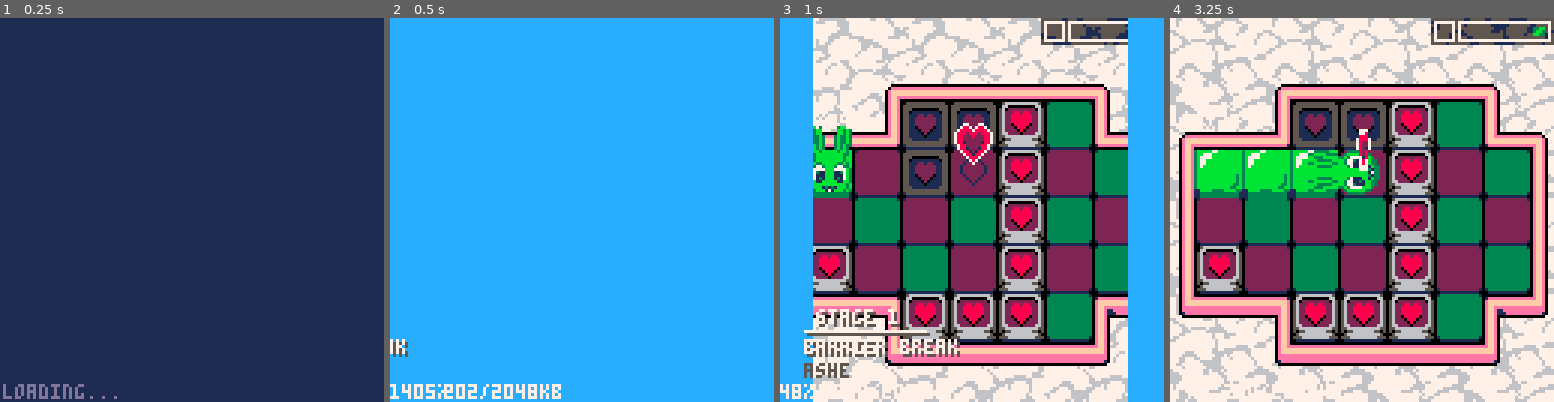
Above: before the commit, frames 1-4 (left to right).
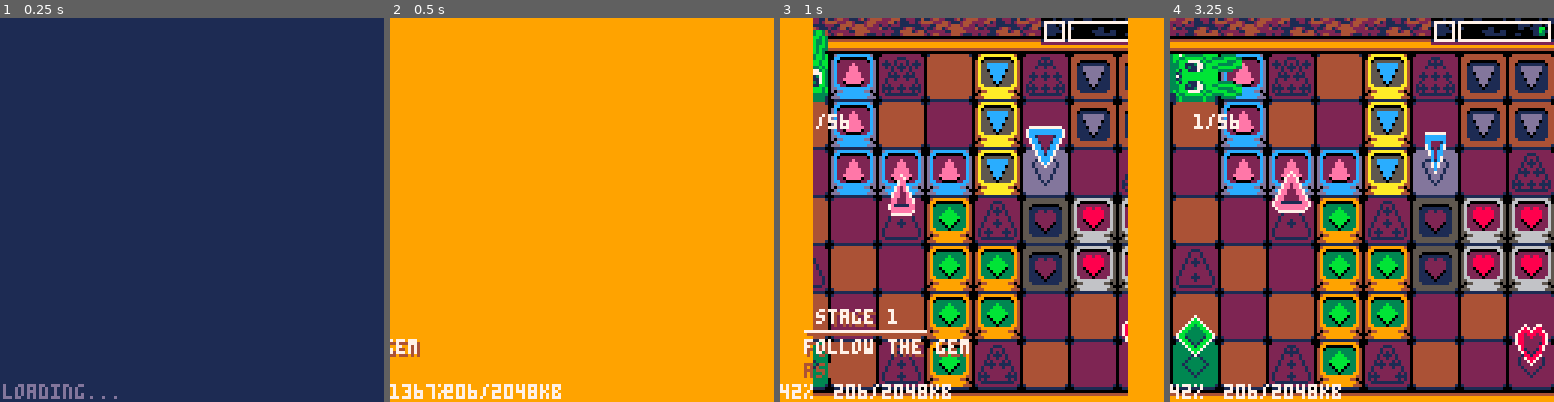
Above: after the commit, the same moments.

Repository: CyanSorcery/blobun_mini
Game: PICO-8 cartridge blobun_mini.p8
Two runs of this game, one before a commit and one after it. Both use one fixed random seed, a clock stepped at 60 frames per second and the inputs below.
Inputs:
- Up to frame 1 (0.25 s): no input
- Up to frame 2 (0.5 s): tap X (X key) at 0.33 s
- Up to frame 3 (1 s): tap O (Z key) at 0.7 s
- Up to frame 4 (3.25 s): tap X (X key) at 1.07, 1.85, 2.97 s; hold Right 1.6-2.1 s; tap O (Z key) every 0.4 s from 1.7 to 2.9 s; hold Up 2.15-2.42 s; hold Right 2.47-3.03 s; hold Left from 3.08 s (still down)

Frame 1 is identical in both runs. In frame 2, 99% of the frame differs, in the area x 0-100%, y 0-100%; in frame 3, 91%; in frame 4, 91%.

Commit message:
work on music

Diff:
--- a/blobun_mini.p8
+++ b/blobun_mini.p8
@@ -67,7 +67,7 @@
  -- tmp
  --unpack_intro()
  --unpack_title()
- unpack_stage(2, 1)
+ unpack_stage(5, 1)
  --unpack_stage_select()
  --unpack_credits()
 
@@ -204,6 +204,7 @@
 
 -- this function puts us on the intro screen
 function unpack_intro()
+ decompress_music(6)
  unpack_nongameplay(-1)
  finalize_game_mode(update_intro, draw_intro)
  g_intro_countdown = 90
@@ -211,12 +212,14 @@
 
  -- this function puts us on the title screen
 function unpack_title()
- unpack_nongameplay(-1)
+ decompress_music(6)
+ unpack_nongameplay(0)
  finalize_game_mode(update_title, draw_title)
 end
 
 function unpack_stage_select()
- unpack_nongameplay(-1)
+ decompress_music(6)
+ unpack_nongameplay(4)
  finalize_game_mode(update_stage_select, draw_stage_select)
  -- set the world/stage select variables
  local _ws = last_worldstage_get()
@@ -226,7 +229,8 @@
 end
 
 function unpack_credits()
- unpack_nongameplay(-1)
+ decompress_music(6)
+ unpack_nongameplay(4)
  finalize_game_mode(update_credits, draw_credits)
 end
 
@@ -650,8 +654,8 @@
 
 
 __gff__
-11fe215ce00181b9d8033f5ccef9877112fba5d8642efe90f7f1f85aa8fe93bb3dbf5ce91ae39493ff8b2fceff3cffb7e4fa72faffff8df0ffff1be1ffff37c2ffff6f84ffffdf08ffffbf11feff7f23fcffff46f8ffff8df0ffff1be1ffff37c2003184ff7fe3cfefffff07edeef0000406080a8e8d21757d5d5b597b898b91
-212426282a924d557781716979953365e7e8ea40424446484a4c4e5052545658466f6b85376d0360626466686a6c6e70727476783081828486888a8c8e90929496984461e1e2e4a0a2a4a6a8aaacaeb0b2b4b6b82a111222c2c4c6c8ccced0d2d4d6d838313262dddade5a9a7afeba227301191a0c0e0205092d7f393a42832d
+125dccdc79727ec92dcf2f76dc892e7f10ef58489ee579974a52b3681eff2cfd437210cf71ddc9b9dd7fb05f60533efb21b143b80817922411fe215ce00181b9d8033f5ccef9877112fba5d8642efe90f7f1f85aa8fe93bb3dbf5ce91ae39493ff8b2fceff3cffb7e4fa72faffff8df0ffff1be1ffff37c2ffff6f84ffffdf08
+ffffbf11feff7f23fcffff46f8ffff8df0ffff1be1ffff37c200a163fffffff07fea4f80642175a39dbcef1ec9c4d5c4c475e471a9eb4bbf6307739c7bd575e787e78f1d9e3ffce007796626cfcce499993c33936766f2cc4c9e99c93333796626c7ccc0301863b36b8ccd183b8cfcffa3f7ccdbd3fb83c3d15fda309749d5d5
 __map__
 8c3ca5ea832704de0470245ee3706b0e39f62e93241b8e4773337e90438c1f38c003a938f8e65da57c92f45a991c61f1388e1cc71fb64e92d8747925bcae030ecb66afc3f54918ff48166047486411212ec8a148153bfc906df1248e85f28f993cce1efb834242d492a4de4c9ec44d1c6c15045e79c8b8e29fa5ddf1e2074c13
 d137a96ac8c4c0f8650c2669be53e493e3884df2c351f4971ca206c3e08703c775c52f04203e277545778a3c632e7c57e71142450c801b8ff8a078a9ef75704daf2b4c78f3f941dcffcce223b9fcf2fea1f138c7a5e9c1977f360b3d370fff1b6e3bed70d13e5fc488fb8f7ce6ea1fdb0e2c7664f2c3c43ff38f47a7d3caf224
@@ -668,150 +672,150 @@
 44635bd57ccc55e99d789f11f33157fc92c72322d2feaefde35964b1c5972d8c25771e47e624bbe6ba7479275db69b398ee417f1cb8e55bfac632adf755dfb65dbcf48b432662272278ee4f821f1e6057ffcf0875fe87cc3b11f7ec83ff02c07c43289b9087250879bcd012497d49dfd1dea0f2e70f10f8f0476488e497f310f
 f3de732e976e7f5cfc423d4bf28ec00f8ed40f2226525ba6eba48eec6fd7e1951ed178e48cbdeffc93fc719ff37de211abd8e3b25f3281a8d76935d7651ef3ced64c882462c496f98b637fecd8b163f78ec53fcdb3eed9b167c7e29a1fee3872fcb23cf5ed1f7df61e89270346f28f1d788db10123f9c50e30c6068cb101636c
 c0c8757c3ff4ecc7a7b2f9a23ffcf0cbf111fed8f187efb9edfbe5935b0a8117643ee39d777e390efec05ee49503027ec181134f7765d39f7c3d2a57f31c9eafb7e7f3cb4bfc20b9f48763a77f1284e3cdee23b69c76396d9698f561e7f00f6cd86b56f3c7d1acedfc71fe71ec3afe388e7b91c60f599e799f1d479c4f8f77fb
-be977fe6c1953c71fd0ff887ff3f94cfffff6f84ffffdf08ffffbf11feff7f23fcffff46f8ffff8df0ffff1be1ffff37c2ffff6f84ffffdf08ffffbf11feff7f23fcffff46f8ffff8df0ffff1be1ffff37c2ffff6f8401d063fffffff07fea4f80ef14326597badc1ec9548ea86570d4ccf5a4aa76e5b1a689d932380e33cf97
-6b975c673b5f5c6f3b8deb6da771dded34ae1fda695c7fb4d3b87e69a771fdd31e8ec3f18bf9632a83641ebb4ca62a04e1314666b319300166c00c9801336066d879fd725e97d73ff937ff886bd7f24b9350e911dfd8327cfb8e8bc3ec5a647d5c2a554763213db20cfb3fdd0fb7c7f3cb79f4f9c799fce2fd47b87ea1cfe99f
-7fba6d4db4c72fe397e587876ff14fe29a2bc0eb4845daff89031cc39b4b42a2cf9526d1fa381212767bae6e5bfff9856e8e5f1844124772f5694a23ff3b39f0e6827f127d1c07a19ee9037f3c935f8ec833b97025f2ff488f6e5b9fedd8b66d2222edff407078bc397e585c47ec8aa7eba8b3fc805f240857960326ae591857
-2406c0fbf4a8c8fa3f1082fd20a9c5dbd8b577dd8b38cb89a309e69f3c4363d7fae9ec3d420476bcfc6277f7c7766c6bff356078f3489c67ecdb731cbb10b71cc9e2c3fedadb6e5b8fedd8d6e9967e477ca47573b81ffe2f72fd507dee95d4926bf98824b2f8b0f9c7932709e662c8991fba6d5bd23f32ffec785d4fb7adfd9f
-c86c579f3e7daac76a8b25ff10cb9c4d16549f708523dec499b988237379fefae13ab6add7b5675bfbafe1b876edfae5891e62c9b73c39d85c43bd4fb85c6f58def8289b238fe7c8d3f67fa038ae35fd125d63f349306f2432a7631e09c9fe39e20dfbc1fbf0e8fa872667586cc77b77fd9fd8a58e3d3daa5b2dd972308df8ea
-c2a63b22d7f1a54bdee42093ef893f2e2c8945fe27e0f8a16ddbfaa5b5e45a2ee249fcf1b0598ee1b8dcc7b13fc42dbae5842d6d82dff2b5dbd67b3bb6b5ffcad80fc77a5d5bdfc515ff401c09715eaecbfd241287b167fe49fc91f8e7f2cf75789bfd0f64b23fac6dea58be17ee5fce2fca0fb8ee1f7ef0dd7fb8ba79373bb1
-1badfe5021fa09ff07f2a26bfe596dcbb6c31f4b5cc9d7a7f95b0eafe3f0cb15c7f1fc7172fcf3c72ffb47771d9fe6dab66f7f78eef3fd05e7f9a679ebe9711ccde5b8ae1c598e2ed976ac9cd9c8a1e27fc4448f1dafcf9d3f2efef1a97d3b67edb11ec773f6979ecf796e93624ead4b7e38bf5defcea9a7bbaa6fff78be779b
-fe4f980c95c495a6213fb83cdfbea9a353fda7d7737ddba41ce271ccf0b93cdfbed91cdd337d773dd7b74dff278cf99c72921f72321ef73f3fdcdbbae797b6477ff9637ff4f8e187bbdb76fe13dffd4f8eaae0beaeefdb8e698e69f65ffa7d5fb76ddbb6adffdaa5ceef8f5f12619ee911fbc9f1ff37c3ffff6f84ffffdf08ff
-ffbf11feff7f23fcffff46f8ffff8df0ffff1be1ffff37c2ffff6f84ffffdf08ffffbf11feff7f230cb764fffffff07fea4f80213476e5a9fbdc1ec9d475e471691e8fc75c5f4e553d53f254df95b47aafa4d51ff60769f597bd8dea2f99981e471b75fcd3de078787b9e499993c3393676672cc6cc6d8ec80b183259209cb84
-6d866d22f38427c432c426ff83ef87dd47dd7f10d7feb125aed5f64f5c634b1cfbc3426012d2c4b66b1387da886bb325aed526aed5d6387658084c429ad8760cfa5c395ccf711cbffcf387fdf2cf1f3cbc848780f003e123fc0102e2cc3faf9838fe4817f0816280804c0821849324618139937fc412bbb6fce097fde39f23d7
-55494efb2507b71df73f5211b9e4f8c3fc6217871263211e8924446c904112918848e4087f846ffe00374b0473d844f083fc72ee9f6be91147fb2cdeaf7ffc43d7c493b96091cc2fcc7de4e13896587c38ae2c42de14ba258e4c881fc2e665c8413573337f88c3fbc347be4fae882347ae33d1f967bef9961f762447b8b8ae3c
-c7e1e36dc868921893cbf7c41120ee702f57e4b1e39383848a23c93b9b5cbec716474206fbe5e4f1f6d8975422b345a309b1257996219bb26122cf751c47e2edac8f3c8f2b7e39ba1f1cbdec00b14f40ec96897df020110e92082f31c245ecc672209621768b4d8c70103be007703ae215abf012f71ffc703dedf343395c8ead
-4760bd1f39d24c8ec7a73271cf459288349103c21f639004cc2791031289774e92607fc06541f0c39b5ddf771c399ec361fb87f787e3797e70b48906882389246f96830b6d22e9823ccdb344debd47781dbd124f26c49330cf1279e89b988799f8c3fdfcc1ce43be11cd3ff916e7955f2488c5b3f823f303d99538e7c9e37a9e
-9d712c1aeaba582e722cf1cfe489be32a1323b9ee6793c713e3f58f23cd917ea8f503f4c124dfc3279e28a2efe09f5cf25cb41b244264ffcf3acc7e547f2e6c80f253bdeb7cda9cb0fddbc3f3cf244a28b3bf143b68bf941fc10167764c91b961c61401c935009830849be80acf79377c7ce2fc712c7f54b3571ce3f23161f01
-ff2cdf2f59e1c38010783018b01ce29c2b08bcc6953883c02b041e41f0937fced33ff7f24b8ee369f43e72ce331f7fb019273f606ef28ff3720cf007f865fe995f9878a3b0313bfd3227380e1cfbe197bcfd618b2d7f3ce781139cf61e8ffd002f27833dfeb0087f502b3c1cf608e1b00817ec0f00fbe78b7d9fc1015e581cb6
-843f0827b13bb13ff0fce087d3ebfde1f8e15abec7e7cceeeb8f67cf2ff68f97e37081cb969383313024d0712d3ec6416630420ec0ec978c1f18bf805f0885f45d38feb89f3ec7711c79a4496e3bbf9733f9e1945b546e397eb11c76e70618129309f24942c43a2295249309428ef923ec4e38617f2c89c8251ea984dcfbde9c
-c791e3e154c9c793a3dffe59c791ca1e3b20107664b396975249f040d891e3b0862163bf60457eb0236db6e28fe0dd344f93313f2de7e459fcf34b8e5f125dbe253f04952571e852125dccdc79727ec92dcf2f76dc892e7f10ef58489ee579974a52b3681eff2cfd437210cf71ddc9b9dd7fb05f60533efb21b143b808179224
-…(130 lines of a section not shown)…
+be977fe6c1953c71fd0ff887ff3f94cfffff6f84ffffdf08ffffbf11feff7f23fcffff46f8ffff8df0ffff1be1ffff37c2ffff6f84ffffdf08ffffbf11feff7f23fcffff46f8ffff8df0ffff1be1ffff37c2ffff6f84010864fffffff07fea4f80ef14326597badc1ec9548ea86570d4ccf5a4aa76e5b1a689d932380e33cf97
+6b975c67f71d0ed77b741ad7db4ee3badb695c3fb4d3b8fe68a771fdd24ee3faa73d1c87e317f3c35406c93c76994c5508c2638ccc189b01136006cc8019300366869dd72fe77579fd937ff38fb8766dbf340987f4886f6c19be7dc7c563762db23e2e95aaa3b1901e5986fd9fee87dbe3f9e53cfafce34c7ef1fe235cbfd0e7
+f4cb3fddb626dae397f1cbf2c7c3b7f82771cd15e075a422edffc4018ee1cd2521d1e74a93687d1c0909bb3d57b7adfffc4237c72f0c228923b9fa34a591ff9d1c7873c13f893e8e8350cff4813f9ec92f47e4995cb812f97fa447b7adcf766cdb361191f67f20383cde1c3f2cae2376c5d375d459fec02f12842bcb0113d72c
+8c2b1203e07d7a5464fd1f08c17e90d4e26decdabbee459ce5c4d104f34f9ea1b16bfd74f61e21023b5e7eb1bbfb633bb6b5ff1a30bc7924feb862df7ef9e3d88dfcf2caf14b96c2feca2fedb6f5d88e6da574cb0fc7111769e1e0e1ff22d70fbf9c7bae272c965c7324aec457c3e61f4f3862a167da6d9ba447668ed71f5fb7
+adfd9fec31b6abdbd3639ad6967f96fc431c995bd2a08e275ce1881f1267e6239ecce7f9eb97ebd8b65ed79e6dedbf86e3dab7eb58f4104bcee549fc1036e750f7132edf1b96373eca31473ecf91a7edff40715c6bfa247a37368f04f34622733ae691907cff1cf186fde07d7874fd4393372cb6e3873fbafe4fec52c79e1ed5
+ad966c3998469c7561d3f3885cc7972e79938f3cf23df1c78525b1c8ff041c3fb46d5b576bc91fcb453c895f1e36cb311c971f8e637f885b744b604b9be0b77cedb6f58fedd8d6fe2b633f7ceb756c3d1757fc037124c479392eef93dc89c3d833ff247e49fc73f9e73abccdfe0732d91fd636752cdf0df73fef15e5075cf70f
+3f78bf3f5cddbc9b0d7bd1ea2f15a29ff07f202fbae69fd5b66c3bfcb2c4957c7d9abfe5f03a0ebf5c711ccf1f27c73f7ffcb27f74d7f169ae6dfbf687e73edf5f709e6f9ab79e1ec7d15c8eebca91e5e8926dc7ca998d1c2afe474cf4d8f1fadcf9e3e41f9fdab773d61eeb713c677fe9f99ce73629e6d4fa457e38bf5defce
+a9a7bbaa6fff78be779bfe4f980c95c495a6213fb83cdfbea9a353fda7d7737ddba41ce271ccf0b93cdfbed91cdd337d773dd7b74dff278cf99c72921f72321ef73f3fdcdbbae797b6477ff9637ff4f8e187bbdb76fe13dffd478eaae0beaeefdb8e698e69f65ffa7d5fb76ddbb6adffdaa5fef8fef825313ffc117f7073f038
+f243cf72d92f7ea01cb0efc2d85cfcb115abd0a9278eeeecfac7479336d1bc8e273bb6ec6f0f86ef885d24fc01fd4ffeff600effffbf11feff7f23fcffff46f8ffff8df0ffff1be1ffff37c2ffff6f84ffffdf08ffffbf11feff7f23fcffff4618b764fffffff07fea4f80213476e5a9fbdc1ec9d475e471691e8fc75c5f4e55
+3d53f254df95b47aafa4d51ff60769f597bd8dea2f99981e471b75fcd3de078787b9e499993c3393676672cc6cc6d8ec80b183259209cb846d866d22f38427c432c426ff83ef87dd47dd7f10d7feb125aed5f64f5c634b1cfbc3426012d2c4b66b1387da886bb325aed526aed5d6387658084c429ad8760cfa5c395ccf711cbf
+fcf387fdf2cf1f3cbc848780f003e123fc0102e2cc3faf9838fe4817f0816280804c0821849324618139937fc412bbb6fce097fde39f23d755494efb2507b71df73f5211b9e4f8c3fc6217871263211e8924446c904112918848e4087f846ffe00374b0473d844f083fc72ee9f6be91147fb2cdeaf7ffc43d7c493b96091cc2f
+cc7de4e13896587c38ae2c42de14ba258e4c881fc2e665c8413573337f88c3fbc347be4fae882347ae33d1f967bef9961f762447b8b8ae3cc7e1e36dc868921893cbf7c41120ee702f57e4b1e39383848a23c93b9b5cbec716474206fbe5e4f1f6d8975422b345a309b1257996219bb26122cf751c47e2edac8f3c8f2b7e39ba
+1f1cbdec00b14f40ec96897df020110e92082f31c245ecc672209621768b4d8c70103be007703ae215abf012f71ffc703dedf343395c8ead4760bd1f39d24c8ec7a73271cf459288349103c21f639004cc2791031289774e92607fc06541f0c39b5ddf771c399ec361fb87f787e3797e70b48906882389246f96830b6d22e982
+3ccdb344debd47781dbd124f26c49330cf1279e89b988799f8c3fdfcc1ce43be11cd3ff916e7955f2488c5b3f823f303d99538e7c9e37a9e9d712c1aeaba582e722cf1cfe489be32a1323b9ee6793c713e3f58f23cd917ea8f503f4c124dfc3279e28a2efe09f5cf25cb41b244264ffcf3acc7e547f2e6c80f253bdeb7cda9cb
+0fddbc3f3cf244a28b3bf143b68bf941fc10167764c91b961c61401c935009830849be80acf79377c7ce2fc712c7f54b3571ce3f23161f01ff2cdf2f59e1c38010783018b01ce29c2b08bcc6953883c02b041e41f0937fced33ff7f24b8ee369f43e72ce331f7fb019273f606ef28ff3720cf007f865fe995f9878a3b0313bfd
+3227380e1cfbe197bcfd618b2d7f3ce781139cf61e8ffd002f27833dfeb0087f502b3c1cf608e1b00817ec0f00fbe78b7d9fc1015e581cb6843f0827b13bb13ff0fce087d3ebfde1f8e15abec7e7cceeeb8f67cf2ff68f97e37081cb969383313024d0712d3ec6416630420ec0ec978c1f18bf805f0885f45d38feb89f3ec771
+1c79a4496e3bbf9733f9e1945b546e397eb11c76e70618129309f24942c43a2295249309428ef923ec4e38617f2c89c8251ea984dcfbde9cc791e3e154c9c793a3dffe59c791ca1e3b20107664b396975249f040d891e3b0862163bf60457eb0236db6e28fe0dd344f93313f2de7e459fcf34b8e5f125dbe253f04952571e852
+…(130 lines of a section not shown)…
--- a/compress_assets.p8
+++ b/compress_assets.p8
@@ -34,6 +34,7 @@
  compress_music("res/m_forest.p8")
  compress_music("res/m_snowdrift.p8")
  compress_music("res/m_marmalade.p8")
+ compress_music("res/m_title.p8")
  compress_map("res/s_title.p8", 0, 0, 64, 21)
  compress_map("res/map_lut.p8", 96, 0, 32, 32)
  compress_sfx("res/sfx.p8")
--- /dev/null
+++ b/res/m_forest2.p8
@@ -0,0 +1,34 @@
+pico-8 cartridge // http://www.pico-8.com
+version 42
+…(32 lines of a section not shown)…
--- /dev/null
+++ b/res/m_title.p8
@@ -0,0 +1,31 @@
+pico-8 cartridge // http://www.pico-8.com
+version 42
+…(29 lines of a section not shown)…
--- a/scripts/s_nongame.lua
+++ b/scripts/s_nongame.lua
@@ -118,7 +118,7 @@
  g_sss_menu_stage = mid(1, g_sss_menu_stage, _stages)
 
  -- select the stage?
- if (btnp(4)) set_game_mode(2, g_sss_menu_world, g_sss_menu_stage)
+ if (btnp(4)) set_game_mode(2, g_sss_menu_world, g_sss_menu_stage) music(-1, 500)
  -- go back to the title?
  if (btnp(5)) set_game_mode(0)
 end
--- a/scripts/s_px9.lua
+++ b/scripts/s_px9.lua
@@ -19,6 +19,8 @@
  -- don't do it if we don't have to
  if (g_px9_ind_music == _index) return false
 
+ -- if music was playing, stop it first (prevents bugs/glitchy sound)
+ music(-1)
  holdframe()
  -- load data into the screen area
  px9_decomp(0, 0, g_px9_data[3][_index], pget, pset)
Not shown, changed: the music (__music__) section of blobun_mini.p8
Not shown, changed: the sound effects (__sfx__) section of blobun_mini.p8
Not shown, changed: 32 lines of the sprite sheet (__gfx__) section of res/m_forest2.p8
Not shown, changed: the music (__music__) section of res/m_forest2.p8
Not shown, changed: the sound effects (__sfx__) section of res/m_forest2.p8
Not shown, changed: the music (__music__) section of res/m_snowdrift.p8
Not shown, changed: the sound effects (__sfx__) section of res/m_snowdrift.p8
Not shown, changed: 29 lines of the sprite sheet (__gfx__) section of res/m_title.p8
Not shown, changed: the music (__music__) section of res/m_title.p8
Not shown, changed: the sound effects (__sfx__) section of res/m_title.p8
Not shown, changed: run_game.bat
